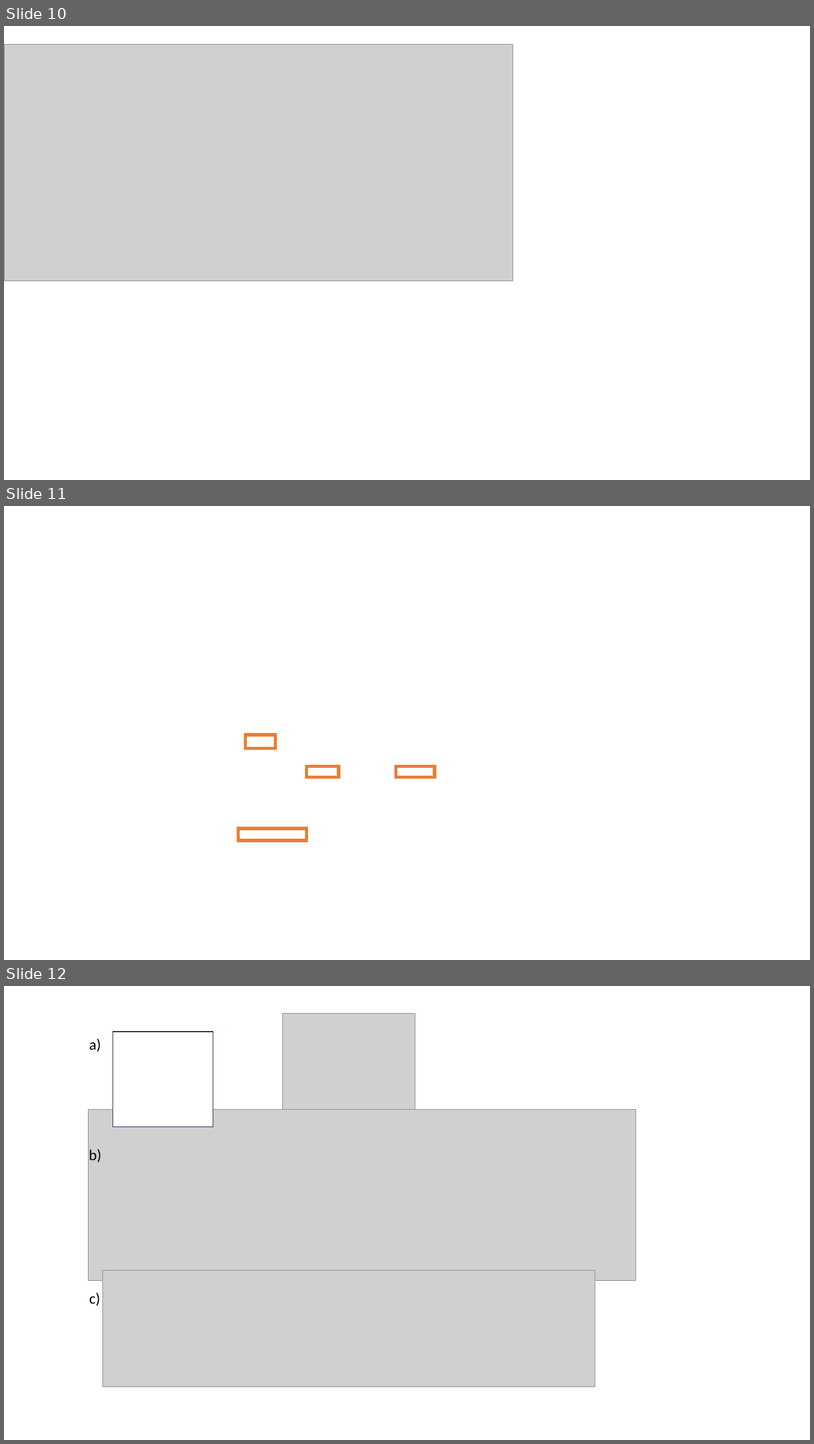
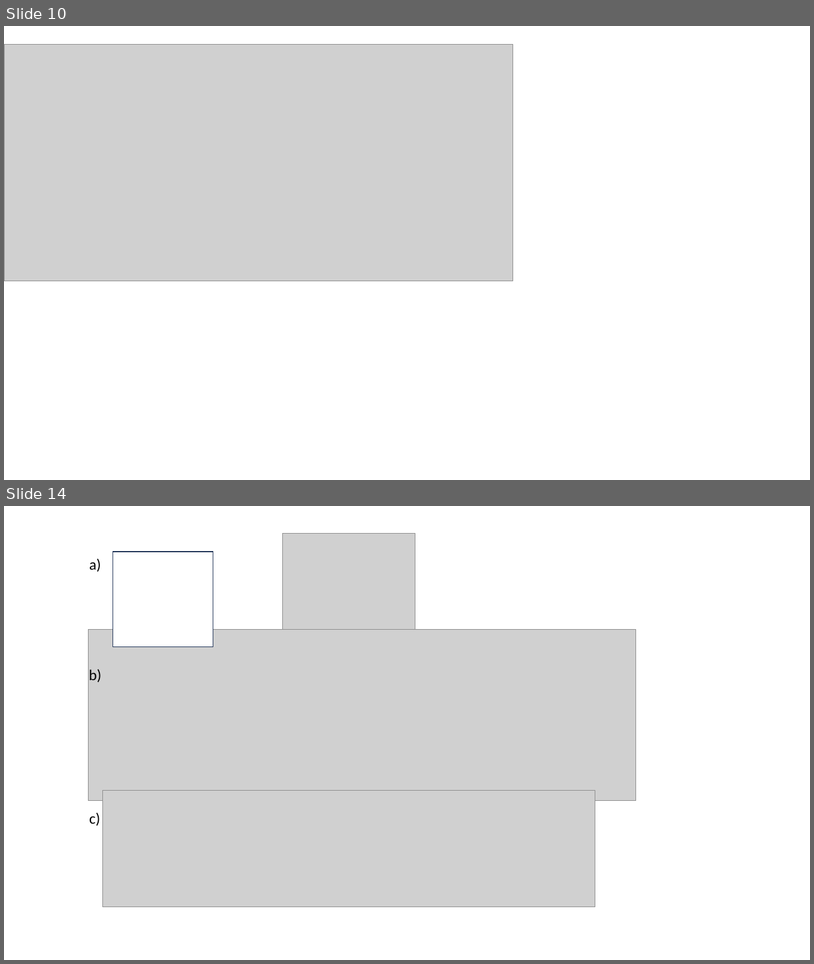
Before and after one commit to Grdbldr/MUT_Source, a slide deck: Docs/User's Guide/Imagery/_ModelBuild.pptx. Shown one above the other, each under a label of ours: slides 10, 11 and 12 before the commit, slides 10 and 14 after it; the slides between them are not shown. The pictures are 814x1444 and 814x964 pixels, drawn with LibreOffice and Linux fonts; fonts in the diff are those of the drawing; grey boxes stand for pictures; background and template pictures are left out. Boxes give left, top, right and bottom in pixels: in the first picture for what was removed or moved away, otherwise in the second. Text is boxed around its words. In the diff, an @@ line names an element or a change of style, - is before the commit and + after.

```diff
--- a/Docs/User's Guide/Imagery/_ModelBuild.pptx
+++ b/Docs/User's Guide/Imagery/_ModelBuild.pptx
@@ slide 11 removed at (4, 506, 810, 960), background picture (left out) @@
@@ rectangle removed at (245, 735, 276, 748) @@
@@ rectangle removed at (306, 766, 339, 777) @@
@@ rectangle removed at (396, 766, 435, 777) @@
@@ rectangle removed at (238, 828, 306, 841) @@
@@ what was slide 12 is now slide 14 @@
```
Also in this commit, not shown: 3 slides added, 10 other files.
